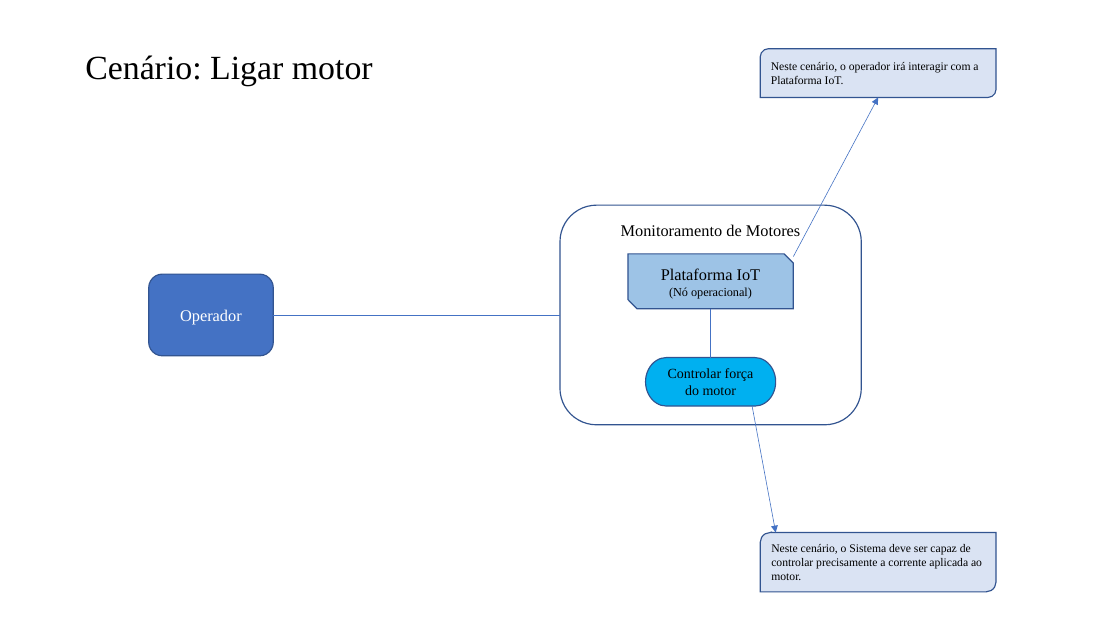
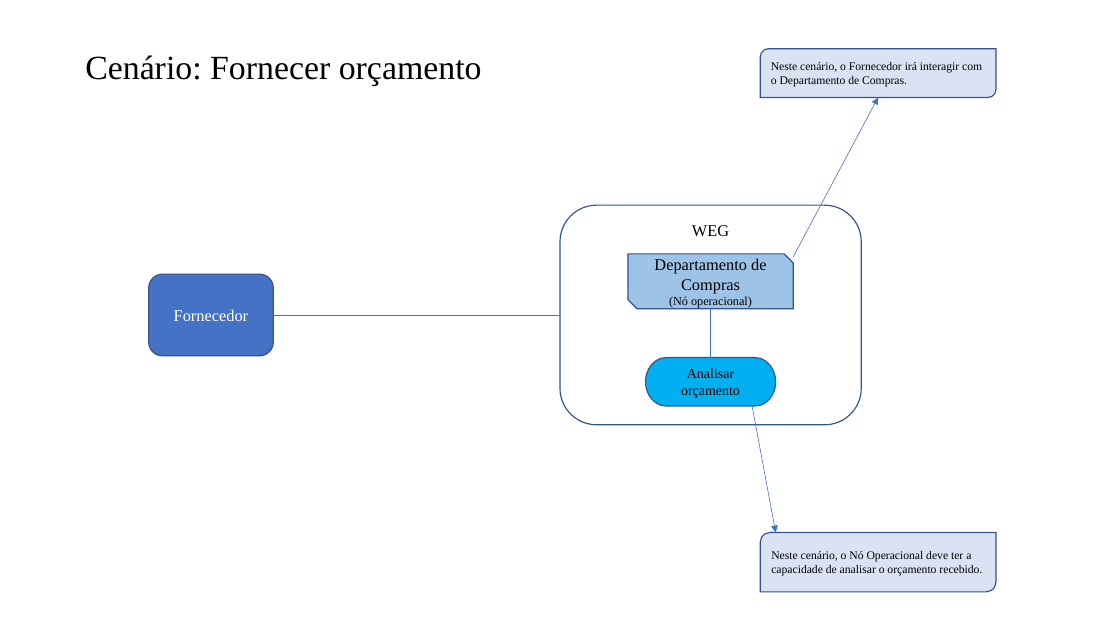
Before and after one commit to IMP-CaioCiaron/Eng-Requisitos, a slide deck: slide 3 of 15. Arquitetura de Negócio para cada Cenário.pptx (slide 6 before the commit). Drawn at 1120x630 pixels with LibreOffice and Linux fonts; fonts in the diff are those of the drawing. Boxes give left, top, right and bottom in pixels: in the first picture for what was removed or moved away, otherwise in the second. Text is boxed around its words. In the diff, an @@ line names an element or a change of style, - is before the commit and + after.

```diff
--- a/15. Arquitetura de Negócio para cada Cenário.pptx
+++ b/15. Arquitetura de Negócio para cada Cenário.pptx
@@ title at box(85, 55, 482, 85): text changed @@
-Cenário: Ligar motor
+Cenário: Fornecer orçamento
@@ text in round diag rect at box(771, 62, 982, 87): text changed @@
-Neste cenário, o operador irá interagir com a Plataforma IoT.
+Neste cenário, o Fornecedor irá interagir com o Departamento de Compras.
@@ text in rounded rectangle at box(692, 225, 729, 236): text changed @@
-Monitoramento de Motores
+WEG
@@ text in snip diag rect at box(654, 258, 766, 294): text changed @@
-Plataforma IoT
+Departamento de Compras
@@ text in rounded rectangle at box(174, 309, 248, 321): text changed @@
-Operador
+Fornecedor
@@ text in pill shape at box(681, 368, 740, 398): text changed @@
-Controlar força do motor
+Analisar orçamento
@@ text in round diag rect at box(771, 551, 982, 576): text changed @@
-Neste cenário, o Sistema deve ser capaz de controlar precisamente a corrente aplicada ao motor.
+Neste cenário, o Nó Operacional deve ter a capacidade de analisar o orçamento recebido.
```
Also in this commit, not shown: 6 other slides changed, 1 slide added.
